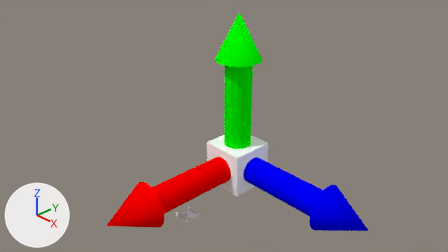
One commit to the Blender file VectorsLeft.blend: the scene before it, then after it.
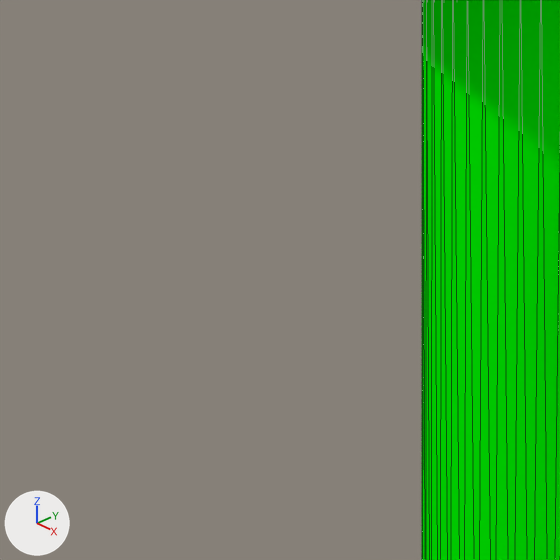
The first picture shows the older version from the file's camera 'Camera'. The close-ups show both versions on the part from 42% to 53% of the width and 28% to 47% of the height of that picture; other places that the commit changed are outside them. The lights are fixed; the arrows at lower left show +X, +Y and +Z. The close-ups show mesh edges as thin lines.

In view in the first close-up: 'LeftTriple'.
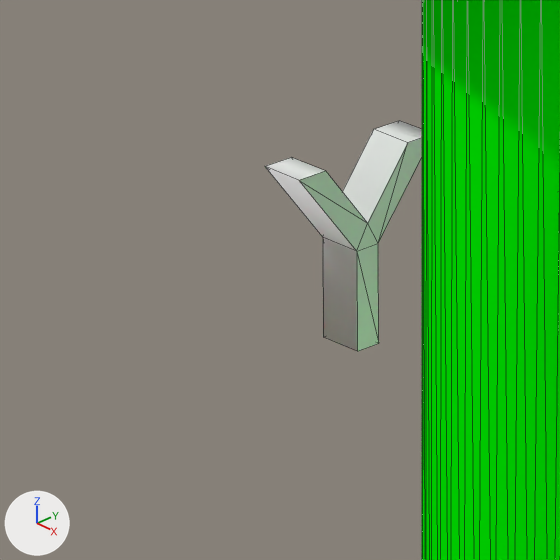
What changed in the scene script:
```text
Add me_mesh_002:
    me_mesh_002.from_pydata(...)  # 36 vertices, 23 faces; spans x 0.0..0.362, y 0.0..0.409, z -0.05..0.05
Add ob_text_y:
    ob_text_y = bpy.data.objects.new('Text Y', me_mesh_002)
    ob_text_y.location = (-0.145, 0.683, 0.874)
    ob_text_y.rotation_euler = (1.571, 0.0, -1.571)  # degrees (90, 0, -90)
```

Pixel boxes [x1, y1, x2, y2] of what changed, in the close-ups (560 x 560 px):
'Text Y', added
    after: [265, 121, 422, 351]
